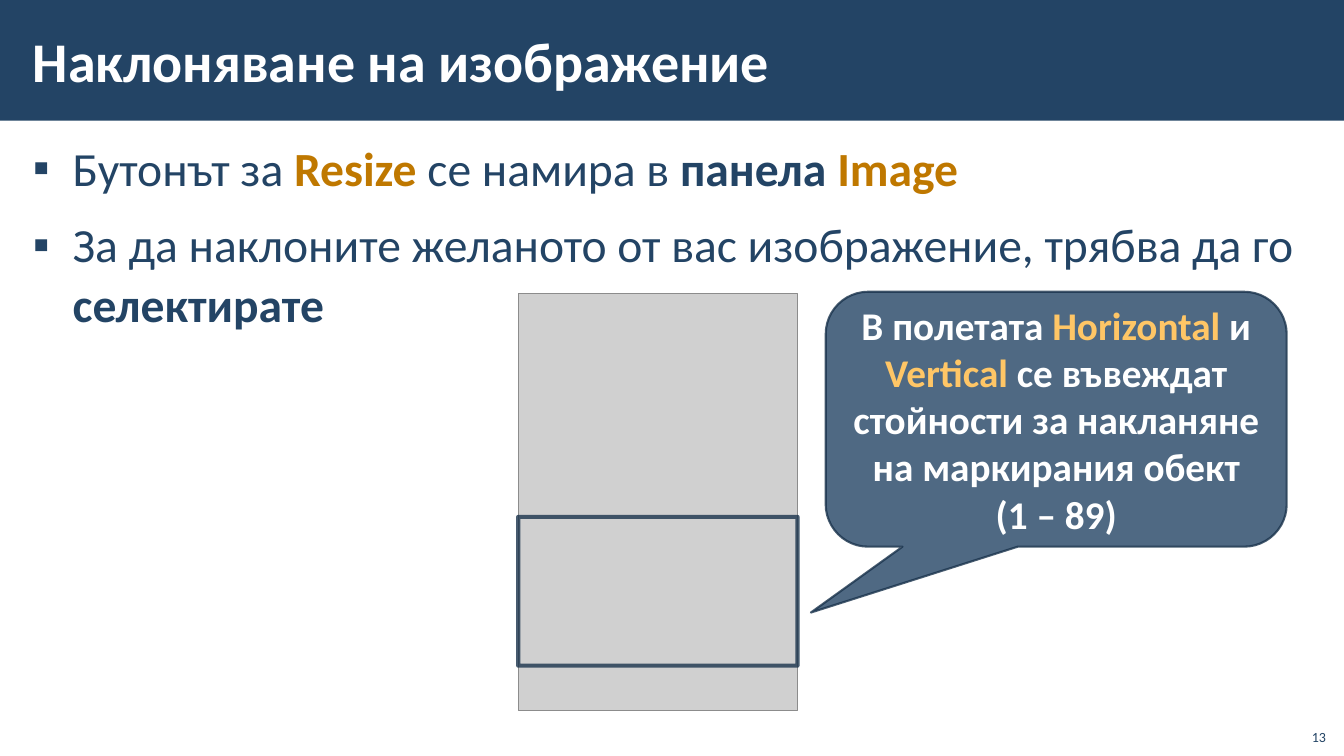
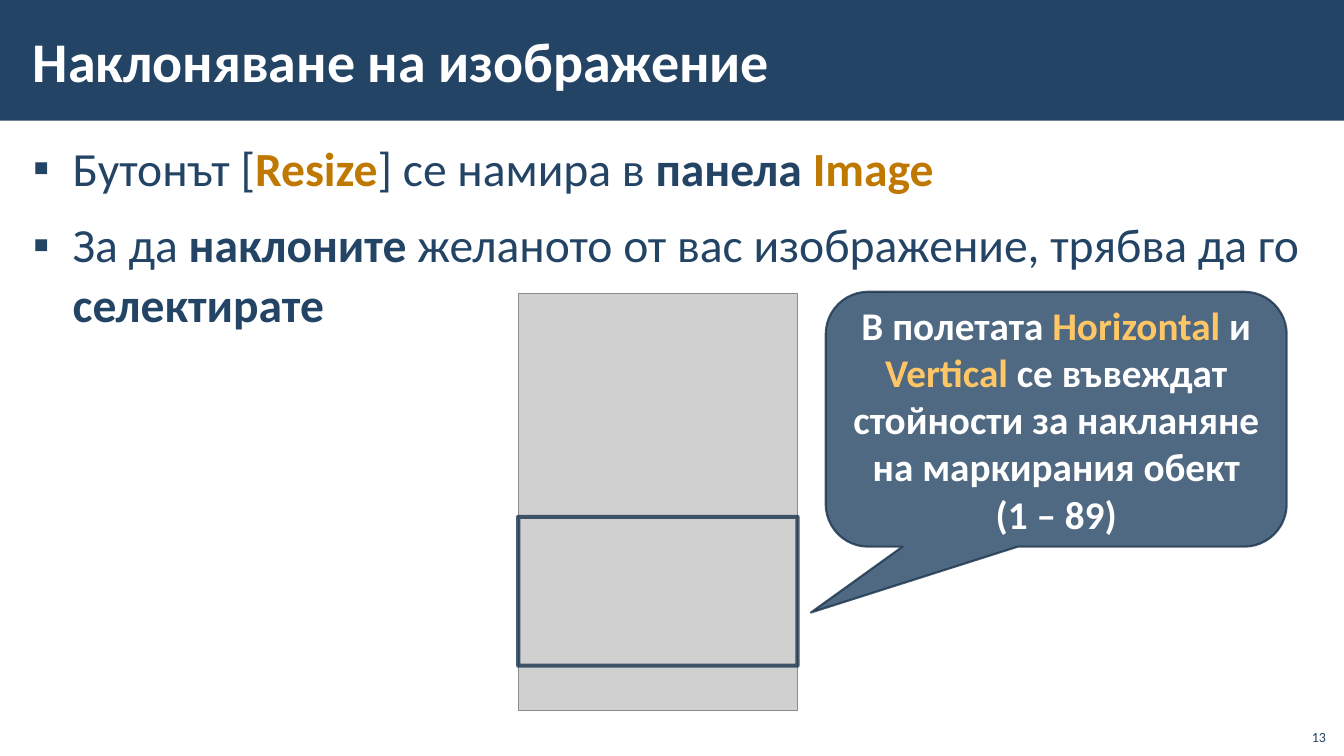
Before and after one commit to BG-IT-Edu/School-Programming, a slide deck: slide 13 of Courses/Computer-Modeling-and-IT/Computer-Modeling-and-IT-5-Class/14-Convert-and-Insert-Text-Into-a-Graphic-Image/14-Convert-and-Insert-Text-Into-a-Graphic-Image.pptx. Drawn at 1344x756 pixels with LibreOffice and Linux fonts; fonts in the diff are those of the drawing; grey boxes stand for pictures; background and template pictures are left out. Boxes give left, top, right and bottom in pixels: in the first picture for what was removed or moved away, otherwise in the second. Text is boxed around its words. In the diff, an @@ line names an element or a change of style, - is before the commit and + after.

Commit message:
Fixes for convert and insert texxt into a graphic image slides

```diff
--- a/Courses/Computer-Modeling-and-IT/Computer-Modeling-and-IT-5-Class/14-Convert-and-Insert-Text-Into-a-Graphic-Image/14-Convert-and-Insert-Text-Into-a-Graphic-Image.pptx
+++ b/Courses/Computer-Modeling-and-IT/Computer-Modeling-and-IT-5-Class/14-Convert-and-Insert-Text-Into-a-Graphic-Image/14-Convert-and-Insert-Text-Into-a-Graphic-Image.pptx
@@ text at (73,151,934,194): text changed @@
-▪ Бутонът за Resize се намира в панела Image
+▪ Бутонът [Resize] се намира в панела Image
@@ text at (73,229,1299,330): bold on in "наклоните" @@
```
Also in this commit, not shown: 6 other slides changed.
